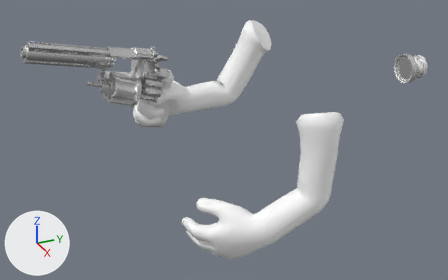
Two versions of the FBX model View Models/vm_revolver.fbx, one commit apart.
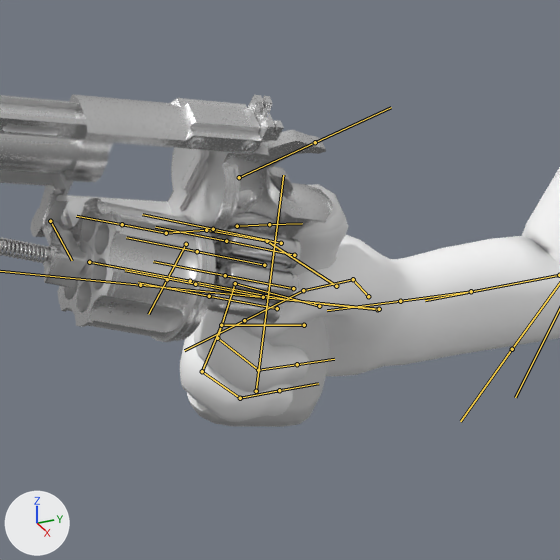
Each version is shown whole from a 50 mm camera at (1.655, -1.395, 0.435) aimed at (-0.04, -0.633, -0.412), then close up on the part from 20% to 50% of the width and 8% to 57% of the height. The lights are fixed; the arrows at lower left show +X, +Y and +Z. Both versions are drawn at frame 13 of the action 'Rig|vm_revolver_reload'; the numbers are the values there. The bones that bend it are drawn over the model as lines in the close-ups.

The first close-up shows 'Arms', 'Revolver_Body_LP'.
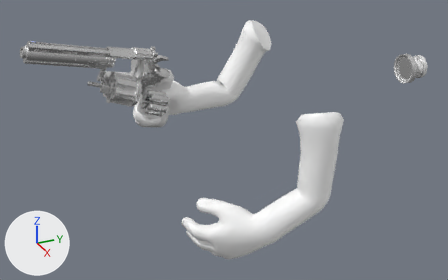
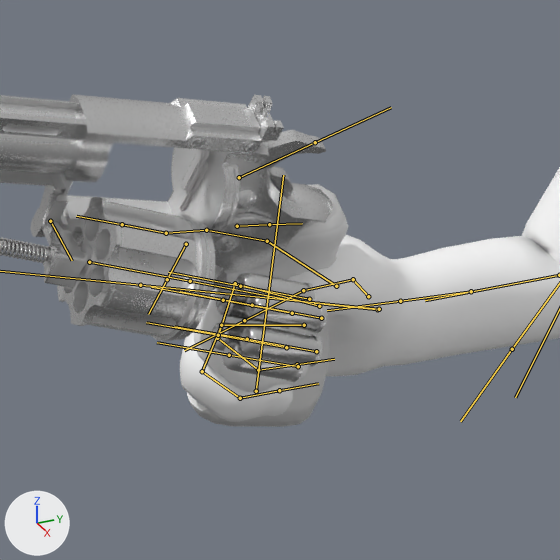
Commit message: Revolver
Bullet Drop Change

Boxes [x1, y1, x2, y2] around the edits, measured in the close-ups (560 x 560 px):
'Revolver_Body_LP', posed
    both: [0, 94, 348, 427]
bone 'gun_bullet_01', root to tip
    before: (281, 243) to (213, 229)
    after: (298, 366) to (229, 355)
bone 'gun_bullet_06', root to tip
    before: (264, 265) to (197, 251)
    after: (316, 351) to (247, 339)
bone 'gun_bullet_05', root to tip
    before: (263, 297) to (195, 284)
    after: (321, 318) to (252, 305)
bone 'gun_bullet_04', root to tip
    before: (277, 308) to (209, 296)
    after: (309, 299) to (240, 286)
bone 'gun_bullet_02', root to tip
    before: (294, 255) to (226, 241)
    after: (286, 347) to (218, 335)
bone 'gun_bullet_03', root to tip
    before: (293, 288) to (225, 275)
    after: (292, 313) to (223, 300)

The change, as a list of edits to the scene's bpy script:
```text
Change bone_gun_rotator:
    where bone_gun_rotator = bpy.data.objects['Rig'].pose.bones['gun_rotator']  # child of 'gun_hinge'
    bone_gun_rotator.rotation_quaternion: (0.108, 0.0, 0.994, 0.0) -> (1.0, 0.0, 0.0, 0.0)  # degrees (0, 168, 0) -> degrees (0, 0, 0)
Change bone_gun_bullet_01:
    where bone_gun_bullet_01 = bpy.data.objects['Rig'].pose.bones['gun_bullet_01']
    bone_gun_bullet_01.location: (-0.202, -0.035, 0.708) -> (-0.119, -0.018, 0.781)
    bone_gun_bullet_01.rotation_quaternion: (0.705, -0.089, 0.683, -0.169) -> (0.603, -0.158, -0.775, 0.107)  # degrees (-82, 69, -88) -> degrees (55, -116, -59)
Change bone_gun_bullet_06:
    where bone_gun_bullet_06 = bpy.data.objects['Rig'].pose.bones['gun_bullet_06']
    bone_gun_bullet_06.location: (-0.192, -0.025, 0.744) -> (-0.076, -0.027, 0.777)
    bone_gun_bullet_06.rotation_quaternion: (0.705, -0.089, 0.683, -0.169) -> (0.603, -0.158, -0.775, 0.107)  # degrees (-82, 69, -88) -> degrees (55, -116, -59)
Change bone_gun_bullet_05:
    where bone_gun_bullet_05 = bpy.data.objects['Rig'].pose.bones['gun_bullet_05']
    bone_gun_bullet_05.location: (-0.156, -0.019, 0.752) -> (-0.062, -0.035, 0.739)
    bone_gun_bullet_05.rotation_quaternion: (0.705, -0.089, 0.683, -0.169) -> (0.603, -0.158, -0.775, 0.107)  # degrees (-82, 69, -88) -> degrees (55, -116, -59)
Change bone_gun_bullet_04:
    where bone_gun_bullet_04 = bpy.data.objects['Rig'].pose.bones['gun_bullet_04']
    bone_gun_bullet_04.location: (-0.13, -0.021, 0.727) -> (-0.087, -0.035, 0.706)
    bone_gun_bullet_04.rotation_quaternion: (0.705, -0.089, 0.683, -0.169) -> (0.603, -0.158, -0.775, 0.107)  # degrees (-82, 69, -88) -> degrees (55, -116, -59)
Change bone_gun_bullet_02:
    where bone_gun_bullet_02 = bpy.data.objects['Rig'].pose.bones['gun_bullet_02']
    bone_gun_bullet_02.location: (-0.175, -0.038, 0.684) -> (-0.143, -0.017, 0.747)
    bone_gun_bullet_02.rotation_quaternion: (0.705, -0.089, 0.683, -0.169) -> (0.603, -0.158, -0.775, 0.107)  # degrees (-82, 69, -88) -> degrees (55, -116, -59)
Change bone_gun_bullet_03:
    where bone_gun_bullet_03 = bpy.data.objects['Rig'].pose.bones['gun_bullet_03']
    bone_gun_bullet_03.location: (-0.138, -0.031, 0.692) -> (-0.129, -0.026, 0.709)
    bone_gun_bullet_03.rotation_quaternion: (0.705, -0.089, 0.683, -0.169) -> (0.603, -0.158, -0.775, 0.107)  # degrees (-82, 69, -88) -> degrees (55, -116, -59)
```
